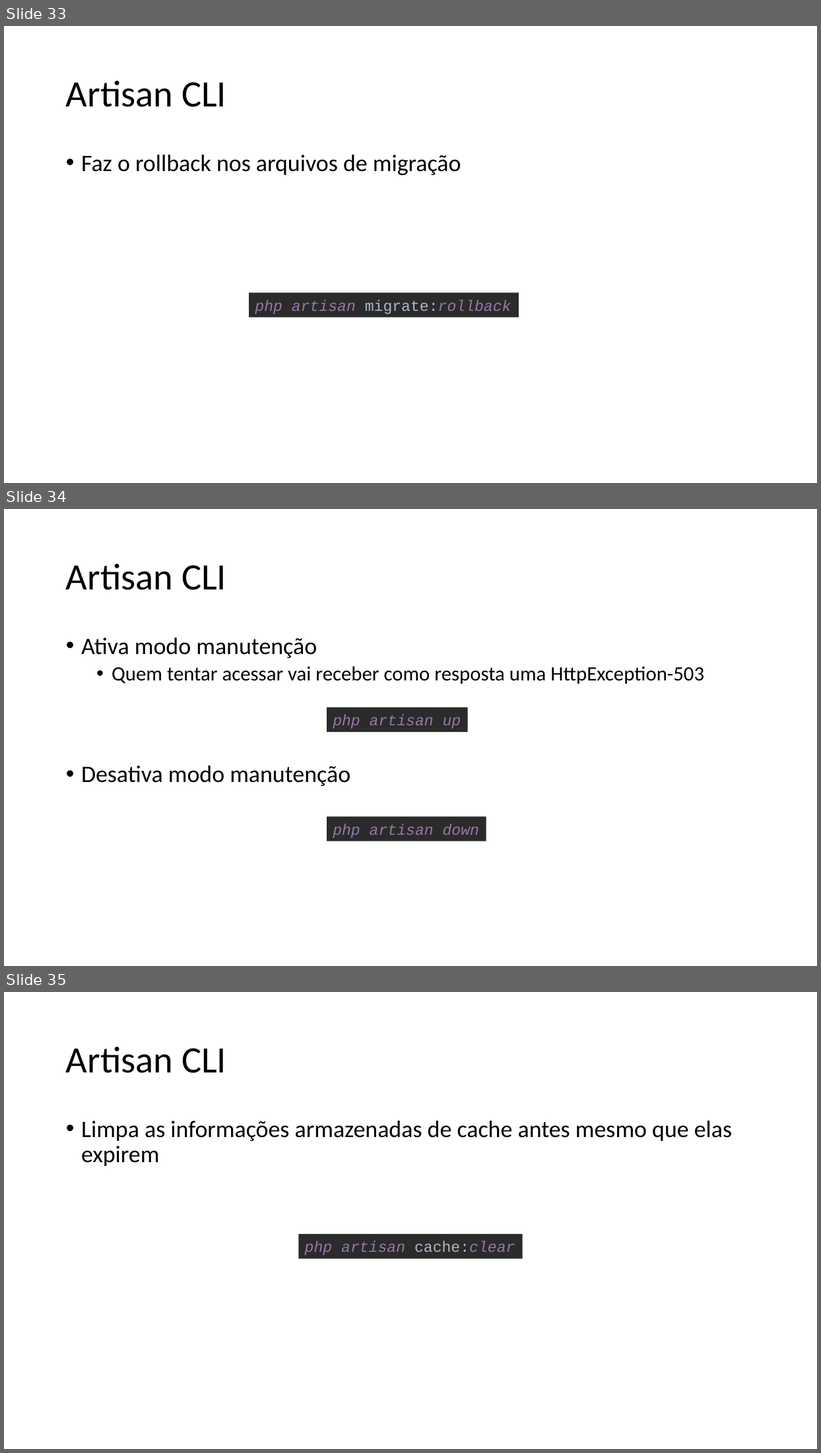
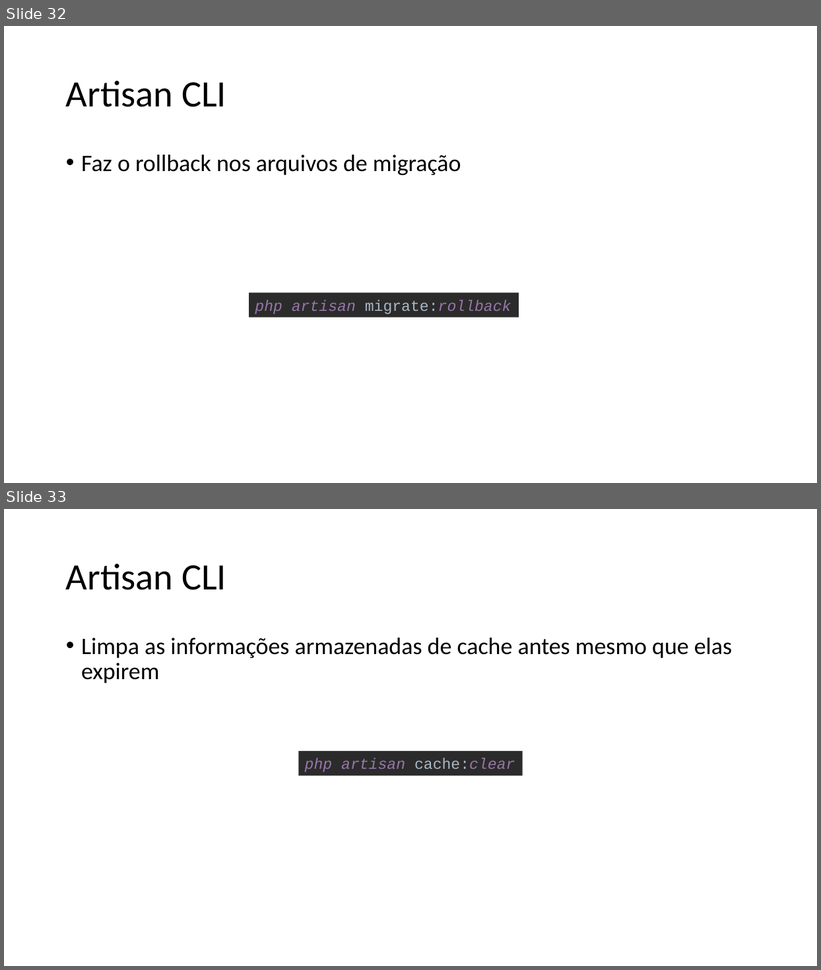
Before and after one commit to renanpupin/fct-blog, a slide deck: Introdução a APIs RESTful com PHP Laravel 5.pptx. Shown one above the other, each under a label of ours: slides 33, 34 and 35 before the commit, slides 32 and 33 after it. The pictures are 821x1453 and 821x970 pixels, drawn with LibreOffice and Linux fonts; fonts in the diff are those of the drawing. Boxes give left, top, right and bottom in pixels: in the first picture for what was removed or moved away, otherwise in the second. Text is boxed around its words. In the diff, an @@ line names an element or a change of style, - is before the commit and + after.

```diff
--- a/Introdução a APIs RESTful com PHP Laravel 5.pptx
+++ b/Introdução a APIs RESTful com PHP Laravel 5.pptx
@@ slide 34 removed at <box>4,509,817,966</box>, background #FFFFFF @@
@@ title removed at <box>66,564,226,590</box> @@
-Artisan CLI
@@ text removed at <box>81,638,704,786</box> @@
-• Ativa modo manutenção
-  • Quem tentar acessar vai receber como resposta uma HttpException-503
-• Desativa modo manutenção
@@ rectangle removed at <box>327,707,467,731</box> @@
-php artisan up
@@ rectangle removed at <box>327,817,486,842</box> @@
-php artisan down
@@ what was slide 33 is now slide 32 @@
@@ what was slide 35 is now slide 33 @@
```
Also in this commit, not shown: 7 slides changed, 2 other slides removed.
